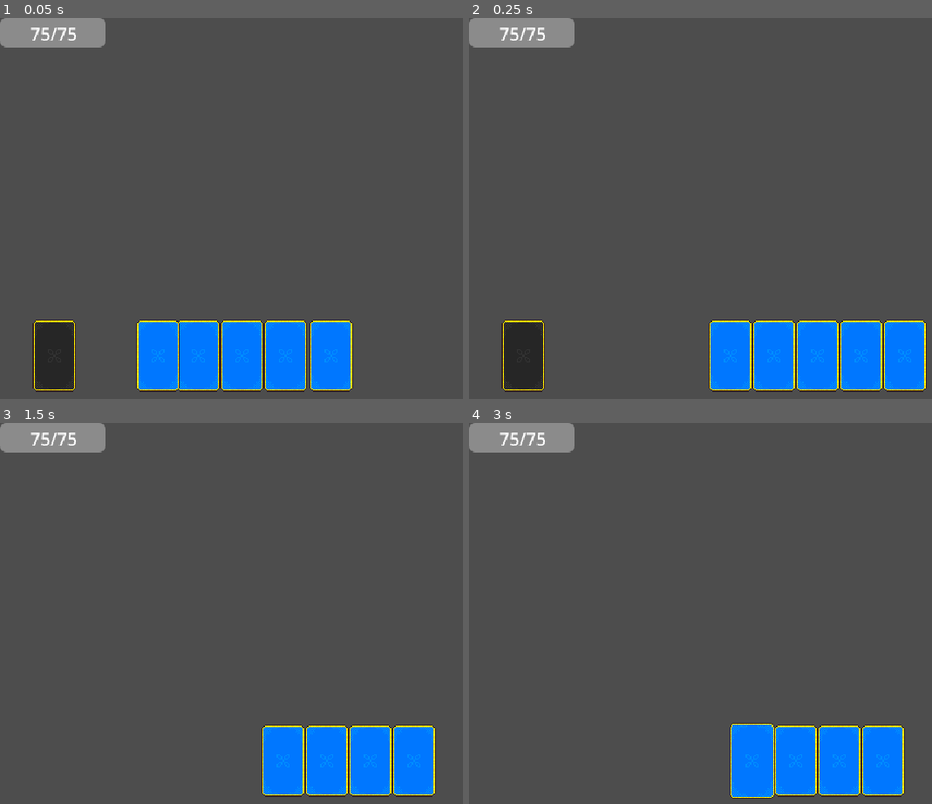
Above: before the commit, frames 1-4 (two rows, left to right).
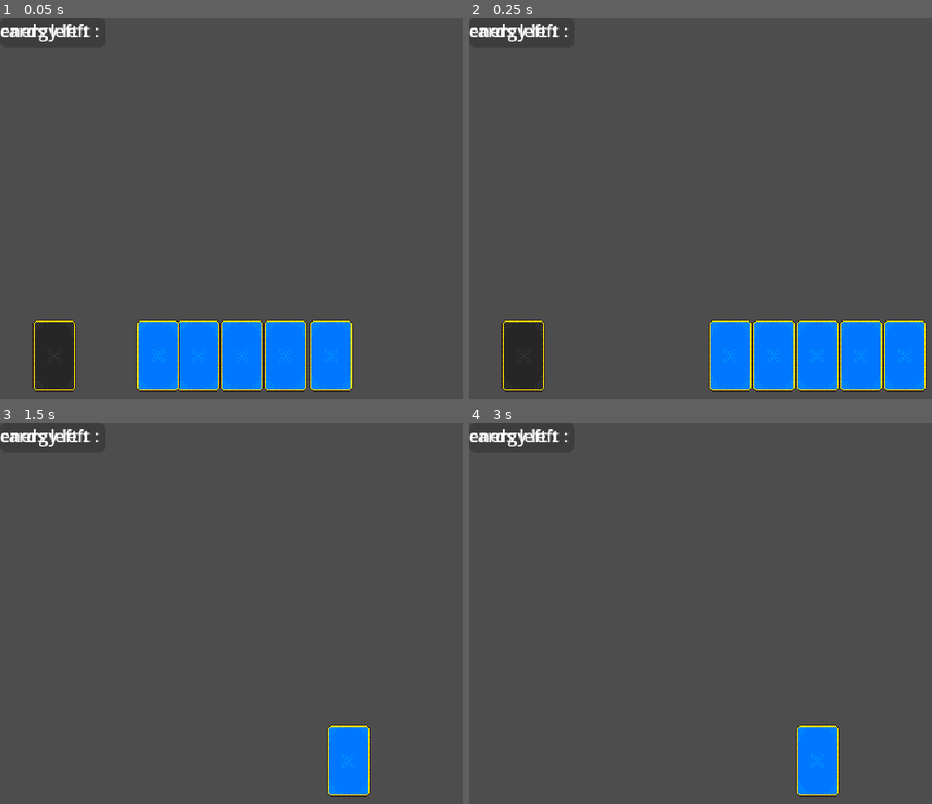
Above: after the commit, the same moments.

Repository: Fabsito/bread-card-game
Game: Godot game, scene res://Scenes/main.tscn
Two runs of this game, one before a commit and one after it. Both use one fixed random seed, a clock stepped at 60 frames per second and the inputs below.
Inputs (mouse positions are in pixels of both pictures, inside the frame that each line leads up to):
- Up to frame 1 (0.05 s): no input
- Up to frame 2 (0.25 s): no input
- Up to frame 3 (1.5 s): tap Enter at 0.5 s; move the mouse to (435, 762) at 0.52 s; press the mouse at (435, 762) at 0.53 s; tap Space (space_bar) at 1.25, 1.35 s; move the mouse to (393, 762) at 1.27 s; release the mouse at (393, 762) at 1.28 s
- Up to frame 4 (3 s): tap Enter at 2 s; move the mouse to (797, 762) at 2.02 s; press the mouse at (797, 762) at 2.03 s; tap Space (space_bar) at 2.75, 2.85 s; move the mouse to (751, 762) at 2.77 s; release the mouse at (751, 762) at 2.78 s

The runs differ from the first frame. In frame 1, 1.7% of the frame differs, in the area x 0-23%, y 0-8%; in frame 2, 1.7%; in frame 3, 7.4%; in frame 4, 7.5%, in the area x 0-95%, y 0-99%.
Error after the commit: Invalid access to property or key 'max_health' on a base object of type 'null instance'. (res://UI/ui_script.gd:22)

Commit message:
ui + player stats
added the ui: exit button, hp, cards left and energy.

Diff:
--- a/Scenes/health_bar.gd
+++ b/Scenes/health_bar.gd
@@ -6,4 +6,4 @@
 	progress_bar.max_value = max_health
 func update_health(current_health,max_health):
 	progress_bar.value = current_health
-	text_edit.text = str(current_health) + "/" + str(max_health)
+	text_edit.text = "HP :" + str(current_health) + "/" + str(max_health)
--- a/Scenes/health_bar.tscn
+++ b/Scenes/health_bar.tscn
@@ -17,15 +17,15 @@
 
 [node name="TextEdit" type="Label" parent="." unique_id=286599720]
 layout_mode = 1
-anchors_preset = 8
-anchor_left = 0.5
-anchor_top = 0.5
-anchor_right = 0.5
-anchor_bottom = 0.5
-offset_left = -12.5
-offset_top = -11.5
-offset_right = 12.5
-offset_bottom = 11.5
+anchors_preset = -1
+anchor_left = 0.372
+anchor_top = 0.089
+anchor_right = 0.628
+anchor_bottom = 0.9110001
+offset_left = 0.04399872
+offset_top = 0.007999897
+offset_right = -0.044002533
+offset_bottom = -0.0080013275
 grow_horizontal = 2
 grow_vertical = 2
 size_flags_horizontal = 6
--- a/Scenes/main.tscn
+++ b/Scenes/main.tscn
@@ -1,15 +1,20 @@
 [gd_scene format=3 uid="uid://crb80spdtkagi"]
 
 [ext_resource type="Script" uid="uid://rxoo4karj3qd" path="res://scripts/card_manager.gd" id="1_bo1nx"]
+[ext_resource type="PackedScene" uid="uid://blt0icv7374fe" path="res://UI/ui.tscn" id="1_kry3j"]
 [ext_resource type="Script" uid="uid://bmvy8w2w7iy0h" path="res://scripts/player_hand.gd" id="2_bo1nx"]
 [ext_resource type="Texture2D" uid="uid://cpjgdgjq2u1un" path="res://assets/Playing Cards Pixelart Asset Pack/Sprites/Card Back 3.png" id="3_jjvhh"]
 [ext_resource type="Script" uid="uid://blfjw3moqqkmj" path="res://scripts/deck.gd" id="4_kry3j"]
-[ext_resource type="PackedScene" uid="uid://b5bxd5dw7tphu" path="res://Scenes/player.tscn" id="5_kry3j"]
 
 [sub_resource type="RectangleShape2D" id="RectangleShape2D_bo1nx"]
 size = Vector2(658, 229.5)
 
 [node name="main" type="Node2D" unique_id=1503049209]
+
+[node name="UI" parent="." unique_id=1607105730 instance=ExtResource("1_kry3j")]
+
+[node name="back_ground" parent="UI" index="0" unique_id=540159911]
+mouse_filter = 1
 
 [node name="card_manager" type="Node2D" parent="." unique_id=1593699787]
 script = ExtResource("1_bo1nx")
@@ -17,19 +22,21 @@
 [node name="player_hand" type="Node2D" parent="." unique_id=1114401927]
 script = ExtResource("2_bo1nx")
 
-[node name="Area2D" type="Area2D" parent="." unique_id=706456629]
+[node name="Drop Zone" type="Area2D" parent="." unique_id=706456629]
 collision_layer = 2
 collision_mask = 2
 
-[node name="CollisionShape2D" type="CollisionShape2D" parent="Area2D" unique_id=353037724]
+[node name="CollisionShape2D" type="CollisionShape2D" parent="Drop Zone" unique_id=353037724]
 position = Vector2(324, 109.25)
 shape = SubResource("RectangleShape2D_bo1nx")
 
 [node name="deck" type="Sprite2D" parent="." unique_id=445293820]
-position = Vector2(45, 302)
+position = Vector2(100, 325)
 texture = ExtResource("3_jjvhh")
 script = ExtResource("4_kry3j")
 
-[node name="player" parent="." unique_id=1806426720 instance=ExtResource("5_kry3j")]
+[connection signal="area_entered" from="Drop Zone" to="card_manager" method="_on_area_2d_area_entered"]
 
-[connection signal="area_entered" from="Area2D" to="card_manager" method="_on_area_2d_area_entered"]
+[editable path="UI"]
+[editable path="UI/back_ground/VBoxContainer/health_bar"]
+[editable path="UI/back_ground/VBoxContainer/player"]
--- a/Scenes/player.tscn
+++ b/Scenes/player.tscn
@@ -1,11 +1,8 @@
 [gd_scene format=3 uid="uid://b5bxd5dw7tphu"]
 
 [ext_resource type="Script" uid="uid://c6y781sgba0dd" path="res://scripts/player.gd" id="1_v0iea"]
-[ext_resource type="PackedScene" uid="uid://ca4veb6tfdygv" path="res://Scenes/health_bar.tscn" id="2_cvnsp"]
 
 [node name="player" type="Node2D" unique_id=1806426720]
 script = ExtResource("1_v0iea")
 
 [node name="Sprite2D" type="Sprite2D" parent="." unique_id=1368527086]
-
-[node name="Container" parent="." unique_id=1051861323 instance=ExtResource("2_cvnsp")]
--- /dev/null
+++ b/UI/ui.tscn
@@ -0,0 +1,75 @@
+[gd_scene format=3 uid="uid://blt0icv7374fe"]
+
+[ext_resource type="Script" uid="uid://dhoqn4unpl6xf" path="res://UI/ui_script.gd" id="1_2fwl4"]
+[ext_resource type="PackedScene" uid="uid://xfln1784k8ns" path="res://shaders/balatro-background/back_ground.tscn" id="2_dajm1"]
+[ext_resource type="PackedScene" uid="uid://b5bxd5dw7tphu" path="res://Scenes/player.tscn" id="3_e6gg6"]
+[ext_resource type="PackedScene" uid="uid://ca4veb6tfdygv" path="res://Scenes/health_bar.tscn" id="3_hat8c"]
+[ext_resource type="Theme" uid="uid://b8p60u21ae6jw" path="res://fab/fab_theme.tres" id="4_3sbvi"]
+
+[node name="UI" type="Control" unique_id=1607105730]
+layout_mode = 3
+anchors_preset = 15
+anchor_right = 1.0
+anchor_bottom = 1.0
+grow_horizontal = 2
+grow_vertical = 2
+script = ExtResource("1_2fwl4")
+
+[node name="back_ground" parent="." unique_id=540159911 instance=ExtResource("2_dajm1")]
+layout_mode = 0
+
+[node name="Quit" type="Button" parent="back_ground" unique_id=441898735]
+layout_mode = 1
+anchors_preset = 1
+anchor_left = 1.0
+anchor_right = 1.0
+offset_left = -129.0
+offset_bottom = 31.0
+grow_horizontal = 0
+text = "Quit Game"
+
+[node name="VBoxContainer" type="VBoxContainer" parent="back_ground" unique_id=1571179039]
+layout_mode = 1
+anchors_preset = -1
+anchor_top = 0.633
+anchor_right = 0.312
+anchor_bottom = 1.0
+offset_top = -227.88
+offset_right = 0.31999207
+offset_bottom = -228.0
+grow_vertical = 0
+
+[node name="health_bar" parent="back_ground/VBoxContainer" unique_id=1051861323 instance=ExtResource("3_hat8c")]
+custom_minimum_size = Vector2(0, 28)
+layout_mode = 2
+theme = ExtResource("4_3sbvi")
+
+[node name="TextEdit" parent="back_ground/VBoxContainer/health_bar" index="1" unique_id=286599720]
+anchor_top = 0.0
+anchor_right = 0.372
+anchor_bottom = 0.0
+offset_left = -73.4
+offset_top = 4.0
+offset_right = 23.59999
+offset_bottom = 27.0
+
+[node name="cards_left" type="RichTextLabel" parent="back_ground/VBoxContainer" unique_id=1142204329]
+custom_minimum_size = Vector2(150, 25)
+layout_mode = 2
+size_flags_horizontal = 0
+size_flags_vertical = 8
+bbcode_enabled = true
+text = "cards left :
+"
+
+[node name="energy_left" type="RichTextLabel" parent="back_ground/VBoxContainer" unique_id=521682454]
+custom_minimum_size = Vector2(150, 25)
+layout_mode = 2
+text = "energy left : "
+
+[node name="player" parent="back_ground/VBoxContainer" unique_id=1806426720 instance=ExtResource("3_e6gg6")]
+
+[connection signal="pressed" from="back_ground/Quit" to="." method="_on_button_pressed"]
+
+[editable path="back_ground/VBoxContainer/health_bar"]
+[editable path="back_ground/VBoxContainer/player"]
--- /dev/null
+++ b/UI/ui_script.gd
@@ -0,0 +1,59 @@
+extends Control
+
+# --- Constants for easy balancing ---
+const LOW_CARD_THRESHOLD = 2
+const HIGH_CARD_THRESHOLD = 3
+const COLOR_DANGER = "ff4545" # Red
+const COLOR_FULL = "45ff45"   # Green
+const COLOR_NORMAL = "ffffff" # White
+# --- Node References ---
+@onready var card_manager = $"../card_manager"
+@onready var cards_left: RichTextLabel = $back_ground/VBoxContainer/cards_left
+@onready var energy_left: RichTextLabel = $back_ground/VBoxContainer/energy_left
+@onready var player: Node2D = $back_ground/VBoxContainer/player
+@onready var health_bar: Control = $back_ground/VBoxContainer/health_bar
+
+
+# --- Player references ---
+
+
+
+func _ready() -> void:
+	health_bar.initiate_health_bar(player.max_health)
+	health_bar.update_health(player.current_health,player.max_health)
+	cards_left.pivot_offset = cards_left.size / 2
+	cards_left.bbcode_enabled = true
+	if card_manager:
+		card_manager.child_entered_tree.connect(_on_hand_changed)
+		card_manager.child_exiting_tree.connect(_on_hand_changed)
+	_update_counter_display()
+	_update_energy_display()
+
+func _on_hand_changed(_node: Node) -> void:
+	_update_counter_display.call_deferred()
+
+func _update_counter_display() -> void:
+	var hand_size = card_manager.get_child_count()
+	var display_color = _get_color_for_size(hand_size)
+	cards_left.text = "Cards left: [color=#%s]%d[/color]" % [display_color, hand_size]
+	_play_pop_animation()
+
+func _update_energy_display():
+	var energy = player.energy
+	energy_left.text = "energy : "+str(energy)
+
+func _get_color_for_size(size: int) -> String:
+	if size <= LOW_CARD_THRESHOLD:
+		return COLOR_DANGER
+	elif size >= HIGH_CARD_THRESHOLD:
+		return COLOR_FULL
+	return COLOR_NORMAL
+
+# --- Visual Effects ---
+func _play_pop_animation() -> void:
+	var tween = create_tween().set_trans(Tween.TRANS_BACK).set_ease(Tween.EASE_OUT)
+	cards_left.scale = Vector2(0.7, 0.7)
+	tween.tween_property(cards_left, "scale", Vector2(1.0, 1.0), 0.2)
+# --- buttons ---
+func _on_button_pressed() -> void:
+	get_tree().quit()
--- a/fab/fab_theme.tres
+++ b/fab/fab_theme.tres
@@ -1,3 +1,4 @@
 [gd_resource type="Theme" format=3 uid="uid://b8p60u21ae6jw"]
 
 [resource]
+ProgressBar/colors/font_color = Color(0.45618725, 0.6888843, 0.5324015, 1)
--- a/project.godot
+++ b/project.godot
@@ -14,6 +14,10 @@
 run/main_scene="res://Scenes/main.tscn"
 config/features=PackedStringArray("4.6", "Forward Plus")
 config/icon="res://icon.svg"
+
+[autoload]
+
+Player="*uid://c6y781sgba0dd"
 
 [display]
 
--- a/scripts/card_manager.gd
+++ b/scripts/card_manager.gd
@@ -53,8 +53,7 @@
 	else:
 		card.scale = Vector2(1, 1.0)
 		card.z_index =1
-func _ready() -> void:
-	pass # Replace with function body.
+
 func get_card_on_top(cards):
 	var card_on_top = cards[0].collider.get_parent()
 	for i in cards:
--- a/scripts/deck.gd
+++ b/scripts/deck.gd
@@ -3,7 +3,7 @@
 const CARD = preload("uid://b0bddfu4w10nu")
 @onready var card_manager: Node2D = $"../card_manager"
 @onready var deck: Sprite2D = $"."
-var player_deck = ["blue","blue","blue","blue","blue","blue","blue","blue","blue","blue","blue","blue","red","red"]
+var player_deck = ["atack","defend","defend","defend","defend","defend"]
 # Called when the node enters the scene tree for the first time.
 func _ready() -> void:
 	deck.position = Vector2(50,get_viewport_rect().size.y - 50)
--- a/scripts/player.gd
+++ b/scripts/player.gd
@@ -1,9 +1,6 @@
 extends Node2D
 var energy:int = 3
-var max_health:int = 75
-var current_health:int = 75
+var max_health:int = 100
+var current_health:int = 100
 @onready var container: Control = $Container
-
-func _ready() -> void:
-	container.initiate_health_bar(max_health)
-	container.update_health(current_health,max_health)
+@onready var text: RichTextLabel = $"../text"
--- a/scripts/player_hand.gd
+++ b/scripts/player_hand.gd
@@ -8,17 +8,12 @@
 @onready var card_manager: Node2D = $"../card_manager"
 var player_hand :Array = []
 var center_screen_x
-# Called when the node enters the scene tree for the first time.
+
 func _ready() -> void:
 	var viewport_size = get_viewport_rect().size
 	center_screen_x =viewport_size.x /2
 	hand_y_position = get_viewport_rect().size.y - 50
-	#for i in HAND_COUNT:
-		#var new_card = Card.instantiate()
-		#card_manager.add_child(new_card)
-		#new_card.name = "card"
-		#add_card_to_hand(new_card)
-# Called every frame. 'delta' is the elapsed time since the previous frame.
+
 func animate_card_to_position(card , new_position:Vector2):
 	var tween := get_tree().create_tween()
 	tween.tween_property(card,"global_position",new_position,0.1)
@@ -28,22 +23,24 @@
 		update_hand_positions()
 	else:
 		animate_card_to_position(card,card.starting_pos)
+
 func update_hand_positions():
 	for i in range(player_hand.size()):
 		var new_pos = calculate_card_position(i)
 		var card = player_hand[i]
 		card.starting_pos = new_pos
-
 		animate_card_to_position(card , new_pos)
 
 func calculate_card_position(index):
 	var total_width = (player_hand.size() - 1) * float(CARD_WIDTH)
 	var x_offset = center_screen_x + index * CARD_WIDTH - total_width / 2
 	return Vector2(x_offset, hand_y_position)
+
 func remove_card_from_hand(card):
 	if card in player_hand:
 		player_hand.erase(card)
 		update_hand_positions()
+
 func delete_cards():
 	for card in player_hand:
 		if is_instance_valid(card):
Not shown, added: UI/ui_script.gd.uid
Not shown, added: UI/ui.tscn4712230657.tmp
